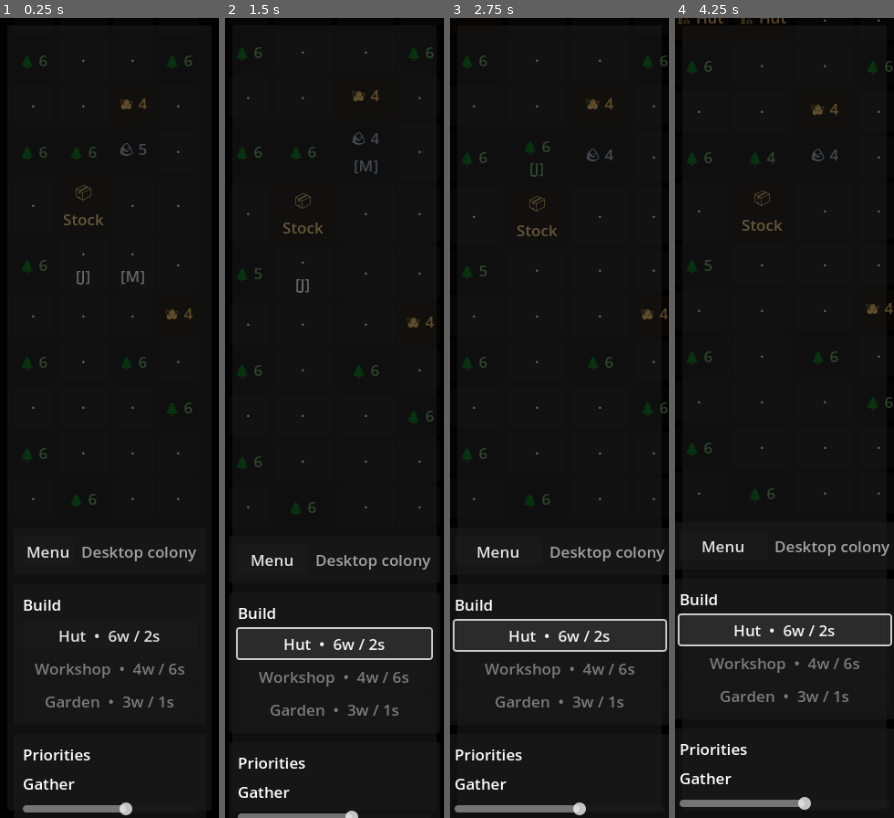
Above: before the commit, frames 1-4 (left to right).
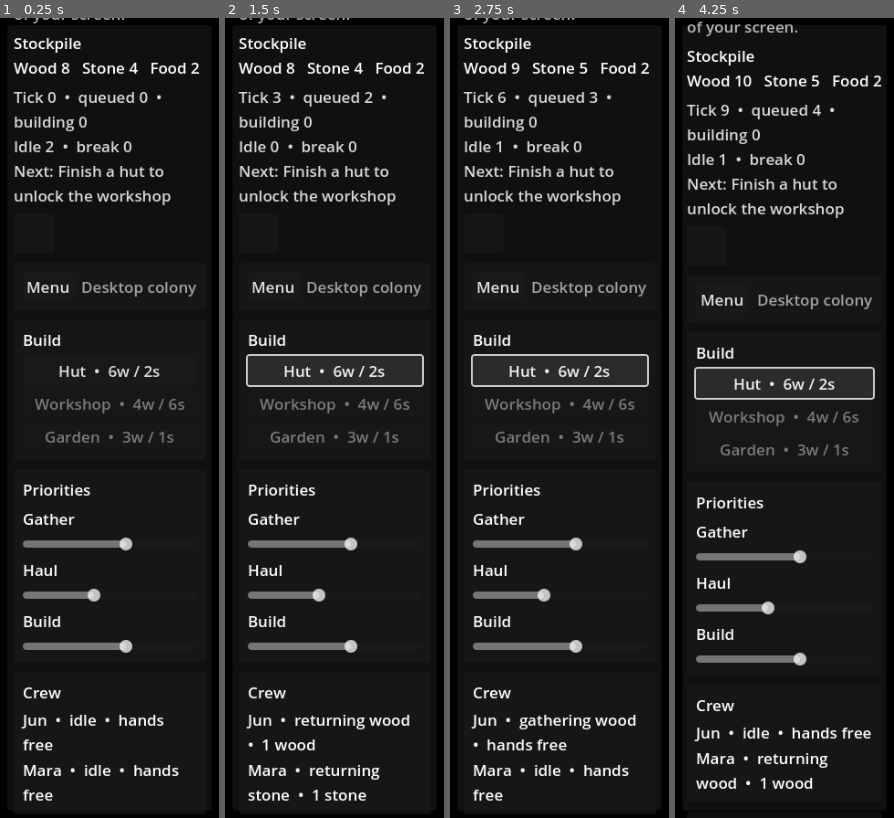
Above: after the commit, the same moments.

Repository: misospace/windowstead
Game: Godot game, scene res://scenes/main.tscn
Same seed, same stepped clock (60 frames per second), same inputs: the game is played once before the commit and once after it.
Inputs:
- Up to frame 1 (0.25 s): no input
- Up to frame 2 (1.5 s): click "Hut • 6w / 2s" at 0.5 s; click "Hut • 6w / 2s" at 1.25 s
- Up to frame 3 (2.75 s): click "Hut • 6w / 2s" at 2 s
- Up to frame 4 (4.25 s): tap Enter at 3.5 s

The runs differ from the first frame. In frame 1, 12% of the frame differs, in the area x 5-91%, y 0-100%; in frame 2, 15%; in frame 3, 16%; in frame 4, 16%, in the area x 0-100%, y 0-99%.
Error after the commit: Invalid access to property or key 'theme_override_font_sizes' on a base object of type 'Label'. (res://scripts/main.gd:115)

Commit message:
feat: add simple dock tile visuals

Diff:
--- a/scripts/main.gd
+++ b/scripts/main.gd
@@ -19,6 +19,21 @@
 	"workshop": Color("#5f7da3"),
 	"garden": Color("#78a85d"),
 }
+const TILE_BACKDROPS := {
+	"ground": Color("#1b2128"),
+	"tree": Color("#233528"),
+	"rock": Color("#2c3138"),
+	"berries": Color("#352832"),
+	"foundation": Color("#3b3124"),
+	"hut": Color("#3b2d24"),
+	"workshop": Color("#253142"),
+	"garden": Color("#233426"),
+	"stockpile": Color("#43361f"),
+}
+const WORKER_BADGE_COLORS := {
+	"Jun": Color("#f58f6c"),
+	"Mara": Color("#75c7ff"),
+}
 const BUILD_COSTS := {
 	"hut": {"wood": 6, "stone": 2},
 	"workshop": {"wood": 4, "stone": 6},
@@ -43,7 +58,7 @@
 @onready var tick_speed_slider: HSlider = %TickSpeedSlider
 @onready var tick_speed_value: Label = %TickSpeedValue
 
-var tile_buttons: Array[Button] = []
+var tile_views: Array[Dictionary] = []
 var state: Dictionary = {}
 var settings: Dictionary = {}
 var tick := 0
@@ -83,15 +98,40 @@
 func build_world() -> void:
 	for child in world_grid.get_children():
 		child.queue_free()
-	tile_buttons.clear()
+	tile_views.clear()
 	for i in GRID_W * GRID_H:
-		var button := Button.new()
-		button.custom_minimum_size = TILE_SIZE
-		button.focus_mode = Control.FOCUS_NONE
-		button.disabled = true
-		button.flat = false
-		world_grid.add_child(button)
-		tile_buttons.append(button)
+		var tile_panel := PanelContainer.new()
+		tile_panel.custom_minimum_size = TILE_SIZE
+		world_grid.add_child(tile_panel)
+
+		var box := VBoxContainer.new()
+		box.alignment = BoxContainer.ALIGNMENT_CENTER
+		box.size_flags_horizontal = Control.SIZE_EXPAND_FILL
+		box.size_flags_vertical = Control.SIZE_EXPAND_FILL
+		tile_panel.add_child(box)
+
+		var icon_label := Label.new()
+		icon_label.horizontal_alignment = HORIZONTAL_ALIGNMENT_CENTER
+		icon_label.theme_override_font_sizes.font_size = 20
+		box.add_child(icon_label)
+
+		var amount_label := Label.new()
+		amount_label.horizontal_alignment = HORIZONTAL_ALIGNMENT_CENTER
+		amount_label.theme_override_font_sizes.font_size = 10
+		amount_label.modulate = Color(1, 1, 1, 0.72)
+		box.add_child(amount_label)
+
+		var worker_label := Label.new()
+		worker_label.horizontal_alignment = HORIZONTAL_ALIGNMENT_CENTER
+		worker_label.theme_override_font_sizes.font_size = 10
+		box.add_child(worker_label)
+
+		tile_views.append({
+			"panel": tile_panel,
+			"icon": icon_label,
+			"amount": amount_label,
+			"workers": worker_label,
+		})
 
 func wire_controls() -> void:
 	for row in %BuildButtons.get_children():
@@ -473,11 +513,18 @@
 	for y in GRID_H:
 		for x in GRID_W:
 			var index := y * GRID_W + x
-			var button := tile_buttons[index]
+			var view := tile_views[index]
 			var pos := Vector2i(x, y)
 			var tile := get_tile(pos)
-			button.text = tile_label(tile, pos)
-			button.modulate = tile_color(tile, pos)
+			var panel: PanelContainer = view.panel
+			var icon_label: Label = view.icon
+			var amount_label: Label = view.amount
+			var worker_label: Label = view.workers
+			panel.add_theme_stylebox_override("panel", tile_style(tile, pos))
+			icon_label.text = tile_icon(tile, pos)
+			amount_label.text = tile_amount_text(tile, pos)
+			worker_label.text = tile_worker_badges(pos)
+			worker_label.modulate = tile_worker_color(pos)
 
 func render_sidebar() -> void:
 	resource_label.text = "Stockpile\nWood %d   Stone %d   Food %d" % [int(state.resources.wood), int(state.resources.stone), int(state.resources.food)]
@@ -504,27 +551,69 @@
 			else:
 				child.tooltip_text = "Unlocks after %s." % cap(String(BUILD_UNLOCKS[kind]))
 
-func tile_label(tile: Dictionary, pos: Vector2i) -> String:
+func tile_icon(tile: Dictionary, pos: Vector2i) -> String:
 	if pos == STOCKPILE_POS:
-		return "📦\nStock"
+		return "📦"
+	match String(tile.kind):
+		"tree": return "🌲"
+		"rock": return "🪨"
+		"berries": return "🫐"
+		"foundation": return "🏗"
+		"hut": return "🏠"
+		"workshop": return "🛠"
+		"garden": return "🪴"
+		_: return "·"
+
+func tile_amount_text(tile: Dictionary, pos: Vector2i) -> String:
+	if pos == STOCKPILE_POS:
+		return "stock"
+	match String(tile.kind):
+		"tree", "rock", "berries":
+			return str(int(tile.amount))
+		"foundation":
+			return cap(String(tile.build_kind)).left(4)
+		"hut":
+			return "hut"
+		"workshop":
+			return "shop"
+		"garden":
+			return "grow"
+		_:
+			return ""
+
+func tile_worker_badges(pos: Vector2i) -> String:
 	var workers_here := []
 	for worker in state.workers:
 		if data_to_vec(worker.pos) == pos:
-			workers_here.append(String(worker.name).left(1))
-	var worker_suffix := ""
-	if not workers_here.is_empty():
-		worker_suffix = "\n[%s]" % ",".join(workers_here)
-	match String(tile.kind):
-		"tree": return "🌲 %d%s" % [int(tile.amount), worker_suffix]
-		"rock": return "🪨 %d%s" % [int(tile.amount), worker_suffix]
-		"berries": return "🫐 %d%s" % [int(tile.amount), worker_suffix]
-		"foundation": return "🏗 %s%s" % [cap(String(tile.build_kind)).left(4), worker_suffix]
-		"hut": return "🏠 Hut%s" % worker_suffix
-		"workshop": return "🛠 Shop%s" % worker_suffix
-		"garden": return "🪴 Garden%s" % worker_suffix
-		_: return "·%s" % worker_suffix
-
-func tile_color(tile: Dictionary, pos: Vector2i) -> Color:
+			workers_here.append("●")
+	return "".join(workers_here)
+
+func tile_worker_color(pos: Vector2i) -> Color:
+	for worker in state.workers:
+		if data_to_vec(worker.pos) == pos:
+			return WORKER_BADGE_COLORS.get(String(worker.name), Color.WHITE)
+	return Color(1, 1, 1, 0)
+
+func tile_style(tile: Dictionary, pos: Vector2i) -> StyleBoxFlat:
+	var style := StyleBoxFlat.new()
+	style.corner_radius_top_left = 8
+	style.corner_radius_top_right = 8
+	style.corner_radius_bottom_right = 8
+	style.corner_radius_bottom_left = 8
+	style.border_width_left = 1
+	style.border_width_top = 1
+	style.border_width_right = 1
+	style.border_width_bottom = 1
+	style.content_margin_left = 4
+	style.content_margin_top = 3
+	style.content_margin_right = 4
+	style.content_margin_bottom = 3
+	var kind := "stockpile" if pos == STOCKPILE_POS else String(tile.kind)
+	style.bg_color = TILE_BACKDROPS.get(kind, Color("#1b2128"))
+	style.border_color = tile_accent(tile, pos)
+	return style
+
+func tile_accent(tile: Dictionary, pos: Vector2i) -> Color:
 	if pos == STOCKPILE_POS:
 		return Color("#d4b36f")
 	if RESOURCE_COLORS.has(String(tile.resource)):
@@ -533,7 +622,7 @@
 		return STRUCTURE_COLORS[String(tile.kind)]
 	if String(tile.kind) == "foundation":
 		return Color("#c7a25e")
-	return Color(1, 1, 1, 0.82)
+	return Color(1, 1, 1, 0.18)
 
 func task_name(worker: Dictionary) -> String:
 	if int(worker.get("break_ticks", 0)) > 0:
